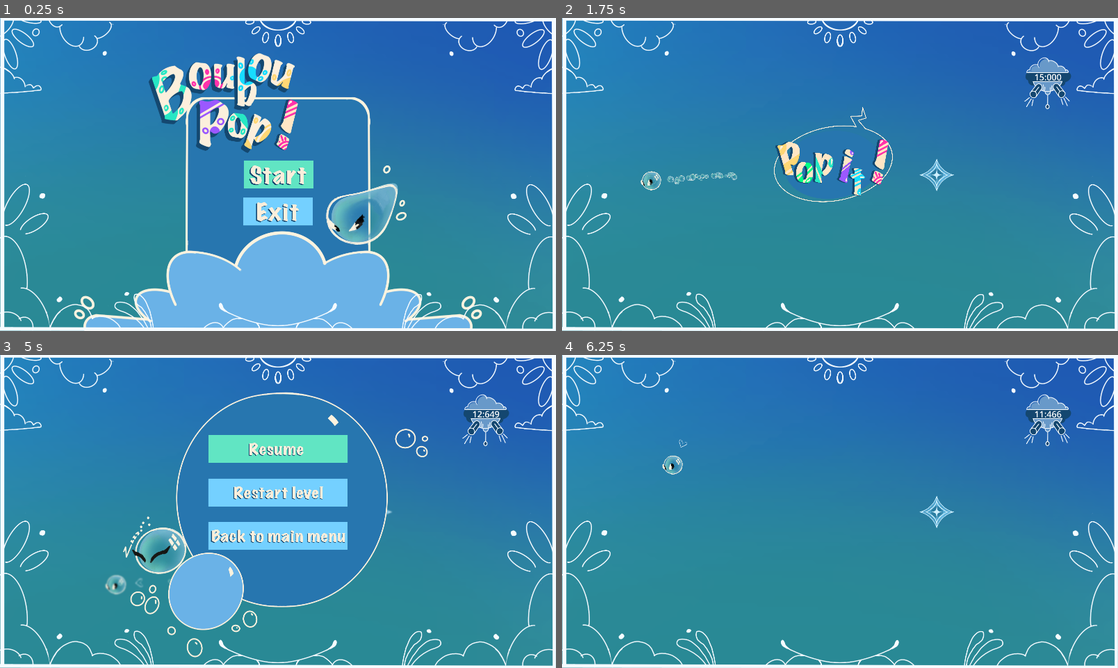
Above: before the commit, frames 1-4 (two rows, left to right).
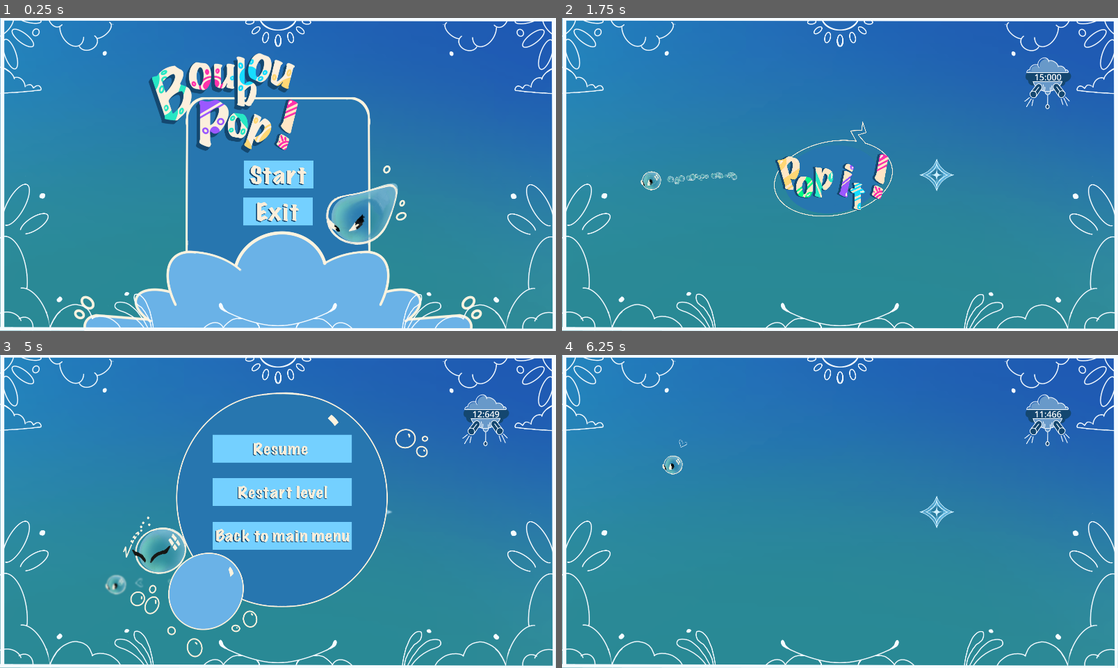
Above: after the commit, the same moments.

Repository: davifarhi/GGJ25-CrashSim-Untitled
Game: Godot game, scene res://scenes/levels/hello.tscn
Two runs of this game, one before a commit and one after it. Both use one fixed random seed, a clock stepped at 60 frames per second and the inputs below.
Inputs (mouse positions are in pixels of both pictures, inside the frame that each line leads up to; where the layout moved, square brackets give the same spot in the first picture):
- Up to frame 1 (0.25 s): no input
- Up to frame 2 (1.75 s): click (840, 174) at 0.5 s; move the mouse to (962, 158) at 1.27 s; click (962, 158) at 1.35 s
- Up to frame 3 (5 s): move the mouse to (166, 527) at 2.02 s; tap Delete at 2.1, 3.6 s; move the mouse to (333, 442) at 2.77 s; click (333, 442) at 2.85 s; move the mouse to (250, 574) at 3.52 s; tap Enter at 4.25 s; move the mouse to (444, 558) at 4.27 s; click (444, 558) at 4.35 s; tap Escape (TogglePause) at 4.9 s
- Up to frame 4 (6.25 s): click (845, 448) [840, 448] at 5 s; move the mouse to (673, 464) at 5.77 s; tap Delete at 5.85 s

The runs differ from the first frame. In frame 1, 0.8% of the frame differs, in the area x 43-57%, y 45-55%; in frame 2, 2.3%; in frame 3, 3.4%, in the area x 37-64%, y 25-63%; in frame 4, nothing differs.

Commit message:
Fixed double controls in menus

Diff:
--- a/ggj-crashsim-untilted/autoloads/pause_menu.gd
+++ b/ggj-crashsim-untilted/autoloads/pause_menu.gd
@@ -11,9 +11,43 @@
 	pass
 
 
+
+@onready var buttons = $PauseButtons
+var mouse_navigation = true
+
+func release_all_focus():
+	if buttons == null: return
+
+	for butt in buttons.get_children():
+		if butt != null:
+			butt.release_focus()
+
+
+func select_first_button() -> bool:
+	if buttons == null or buttons.get_child_count() == 0:
+		return false
+
+	if buttons.get_child(0) != null:
+		buttons.get_child(0).grab_focus()
+		return true
+	return false
+
+
+func _unhandled_input(event: InputEvent) -> void:
+	if not get_tree().paused:
+		return
+	if event is InputEventMouseMotion:
+		if not mouse_navigation:
+			release_all_focus()
+			mouse_navigation = true
+	if event is InputEventJoypadButton or event is InputEventJoypadMotion:
+		if mouse_navigation:
+			release_all_focus()
+			mouse_navigation = !select_first_button()
+
+
 func _on_game_pause() -> void:
 	global_position = UiManager.Camera.global_position - get_viewport_rect().size / 2
-	$Resume.grab_focus()
 	show()
 
 
--- a/ggj-crashsim-untilted/autoloads/pause_menu.tscn
+++ b/ggj-crashsim-untilted/autoloads/pause_menu.tscn
@@ -24,37 +24,6 @@
 scale = Vector2(0.5, 0.5)
 texture = ExtResource("2_v21uy")
 
-[node name="Resume" parent="." instance=ExtResource("3_7a1nm")]
-offset_left = 960.0
-offset_top = 284.0
-offset_right = 1547.0
-offset_bottom = 484.0
-scale = Vector2(0.4, 0.4)
-focus_neighbor_bottom = NodePath("../Restart")
-texture_normal = ExtResource("4_e4hyq")
-bg_scale = Vector2(6, 1.2)
-
-[node name="Restart" parent="." instance=ExtResource("3_7a1nm")]
-offset_left = 960.0
-offset_top = 434.0
-offset_right = 2274.0
-offset_bottom = 634.0
-scale = Vector2(0.4, 0.4)
-focus_neighbor_top = NodePath("../Resume")
-focus_neighbor_bottom = NodePath("../Main Menu")
-texture_normal = ExtResource("7_iqd03")
-bg_scale = Vector2(6, 1.2)
-
-[node name="Main Menu" parent="." instance=ExtResource("3_7a1nm")]
-offset_left = 960.0
-offset_top = 584.0
-offset_right = 2274.0
-offset_bottom = 784.0
-scale = Vector2(0.4, 0.4)
-focus_neighbor_top = NodePath("../Restart")
-texture_normal = ExtResource("6_jrsx7")
-bg_scale = Vector2(6, 1.2)
-
 [node name="BackgroundBlur" type="ColorRect" parent="."]
 material = SubResource("ShaderMaterial_iy1xw")
 offset_right = 40.0
@@ -63,6 +32,40 @@
 mouse_filter = 2
 color = Color(1, 1, 1, 0)
 
-[connection signal="ButtonClick" from="Resume" to="." method="_on_resume_button_click"]
-[connection signal="ButtonClick" from="Restart" to="." method="_on_restart_button_click"]
-[connection signal="ButtonClick" from="Main Menu" to="." method="_on_main_menu_button_click"]
+[node name="PauseButtons" type="Node2D" parent="."]
+position = Vector2(975, 539)
+
+[node name="Resume" parent="PauseButtons" instance=ExtResource("3_7a1nm")]
+offset_left = 0.0
+offset_top = -256.0
+offset_right = 587.0
+offset_bottom = -56.0
+scale = Vector2(0.4, 0.4)
+focus_neighbor_bottom = NodePath("../Restart")
+texture_normal = ExtResource("4_e4hyq")
+bg_scale = Vector2(6, 1.2)
+
+[node name="Restart" parent="PauseButtons" instance=ExtResource("3_7a1nm")]
+offset_left = 0.0
+offset_top = -106.0
+offset_right = 1314.0
+offset_bottom = 94.0
+scale = Vector2(0.4, 0.4)
+focus_neighbor_top = NodePath("../Resume")
+focus_neighbor_bottom = NodePath("../MainMenu")
+texture_normal = ExtResource("7_iqd03")
+bg_scale = Vector2(6, 1.2)
+
+[node name="MainMenu" parent="PauseButtons" instance=ExtResource("3_7a1nm")]
+offset_left = 0.0
+offset_top = 44.0
+offset_right = 1314.0
+offset_bottom = 244.0
+scale = Vector2(0.4, 0.4)
+focus_neighbor_top = NodePath("../Restart")
+texture_normal = ExtResource("6_jrsx7")
+bg_scale = Vector2(6, 1.2)
+
+[connection signal="ButtonClick" from="PauseButtons/Resume" to="." method="_on_resume_button_click"]
+[connection signal="ButtonClick" from="PauseButtons/Restart" to="." method="_on_restart_button_click"]
+[connection signal="ButtonClick" from="PauseButtons/MainMenu" to="." method="_on_main_menu_button_click"]
--- a/ggj-crashsim-untilted/autoloads/pop_it.gd
+++ b/ggj-crashsim-untilted/autoloads/pop_it.gd
@@ -23,6 +23,7 @@
 
 func _start_popit() -> void:
 	global_position = UiManager.Camera.global_position - get_viewport_rect().size / 2
+	global_position.y += 50
 	show()
 	animation.play("popit!!")
 	$SFX.play()
--- a/ggj-crashsim-untilted/scenes/levels/hello.gd
+++ b/ggj-crashsim-untilted/scenes/levels/hello.gd
@@ -4,7 +4,7 @@
 # Called when the node enters the scene tree for the first time.
 func _ready() -> void:
 	GameManager.is_scene_pausable = false
-	$Start.grab_focus()
+	#$Start.grab_focus()
 	pass
 
 
@@ -13,6 +13,37 @@
 	pass
 
 
+@onready var buttons = $MenuButtons
+var mouse_navigation = true
+
+func release_all_focus():
+	if buttons == null: return
+
+	for butt in buttons.get_children():
+		if butt != null:
+			butt.release_focus()
+
+
+func select_first_button() -> bool:
+	if buttons == null or buttons.get_child_count() == 0:
+		return false
+
+	if buttons.get_child(0) != null:
+		buttons.get_child(0).grab_focus()
+		return true
+	return false
+
+
+func _unhandled_input(event: InputEvent) -> void:
+	if event is InputEventMouseMotion:
+		if not mouse_navigation:
+			release_all_focus()
+			mouse_navigation = true
+	if event is InputEventJoypadButton or event is InputEventJoypadMotion:
+		if mouse_navigation:
+			release_all_focus()
+			mouse_navigation = !select_first_button()
+
 
 func _on_start_button_click() -> void:
 	GameManager.StartGame.emit()
--- a/ggj-crashsim-untilted/scenes/levels/hello.tscn
+++ b/ggj-crashsim-untilted/scenes/levels/hello.tscn
@@ -36,7 +36,9 @@
 position = Vector2(1, 112)
 texture = ExtResource("4_p0do3")
 
-[node name="Start" parent="." instance=ExtResource("7_o2y33")]
+[node name="MenuButtons" type="Node2D" parent="."]
+
+[node name="Start" parent="MenuButtons" instance=ExtResource("7_o2y33")]
 offset_left = 2.0
 offset_top = -59.0
 offset_right = 402.0
@@ -45,7 +47,7 @@
 focus_neighbor_bottom = NodePath("../Exit")
 texture_normal = ExtResource("8_s35cc")
 
-[node name="Exit" parent="." instance=ExtResource("7_o2y33")]
+[node name="Exit" parent="MenuButtons" instance=ExtResource("7_o2y33")]
 offset_left = 0.0
 offset_top = 68.0
 offset_right = 400.0
@@ -54,5 +56,5 @@
 focus_neighbor_top = NodePath("../Start")
 texture_normal = ExtResource("4_p0do3")
 
-[connection signal="ButtonClick" from="Start" to="." method="_on_start_button_click"]
-[connection signal="ButtonClick" from="Exit" to="." method="_on_exit_button_click"]
+[connection signal="ButtonClick" from="MenuButtons/Start" to="." method="_on_start_button_click"]
+[connection signal="ButtonClick" from="MenuButtons/Exit" to="." method="_on_exit_button_click"]
